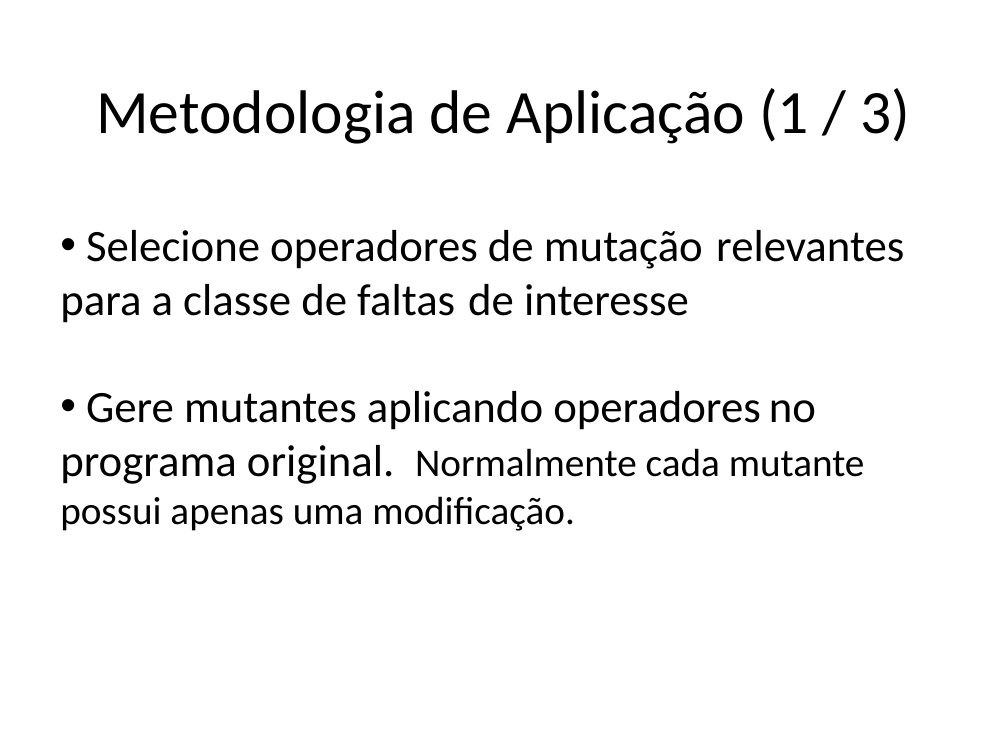
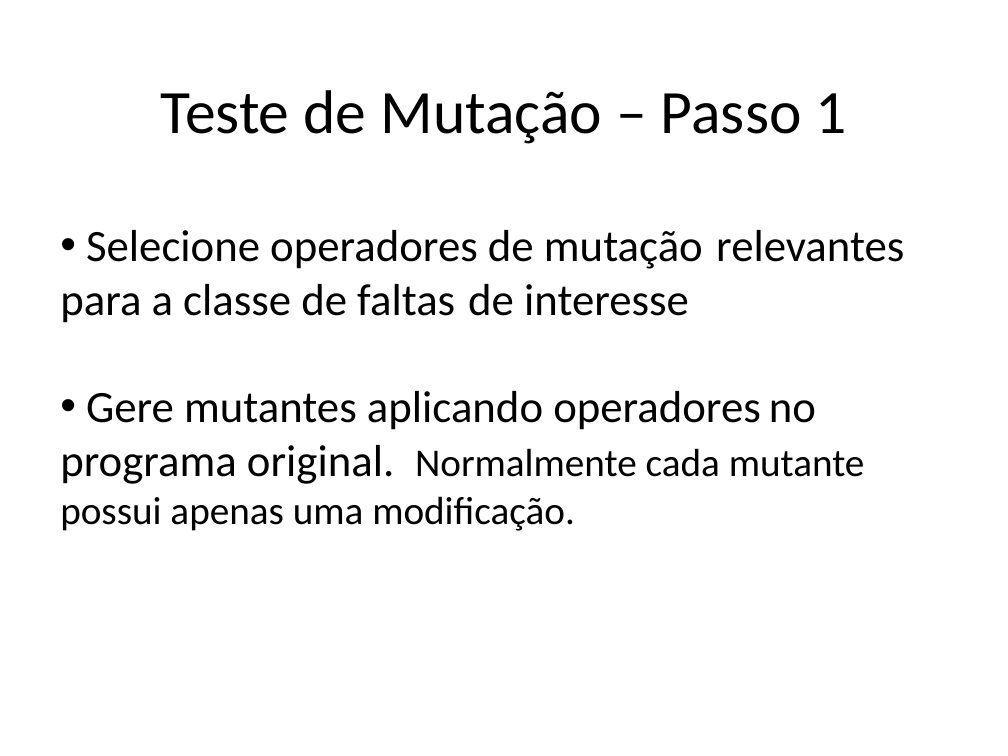
Before and after one commit to STAR-RG/testing-cin, a slide deck: slide 125 of slides.pptx (slide 127 before the commit). Drawn at 1008x756 pixels with LibreOffice and Linux fonts; fonts in the diff are those of the drawing. Boxes give left, top, right and bottom in pixels: in the first picture for what was removed or moved away, otherwise in the second. Text is boxed around its words. In the diff, an @@ line names an element or a change of style, - is before the commit and + after.

Commit message:
aula de teste de mutacao

```diff
--- a/slides.pptx
+++ b/slides.pptx
@@ text at box(160, 90, 846, 144): text changed @@
-Metodologia de Aplicação (1 / 3)
+Teste de Mutação – Passo 1
```
Also in this commit, not shown: 11 other slides changed, 2 slides removed.
